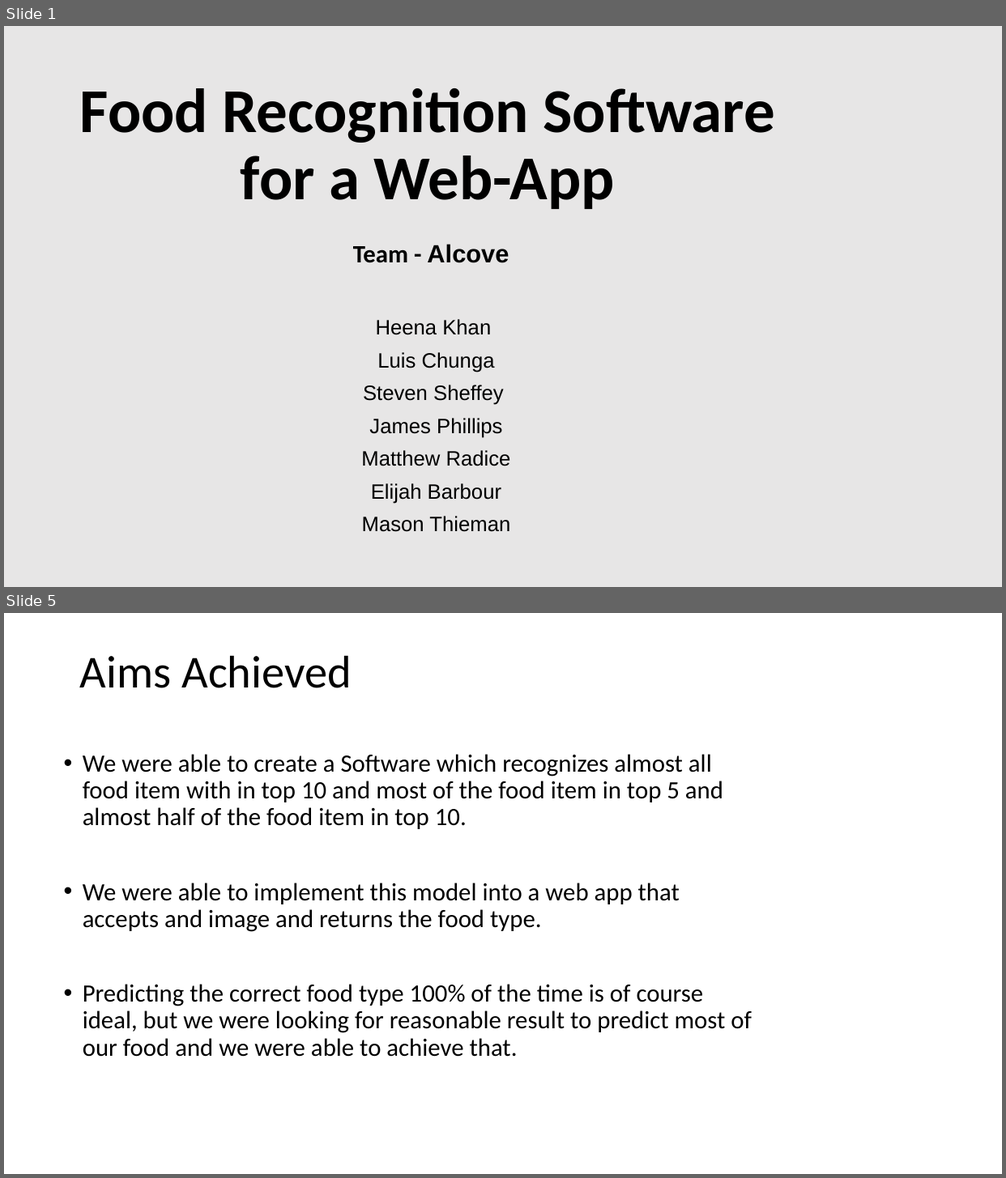
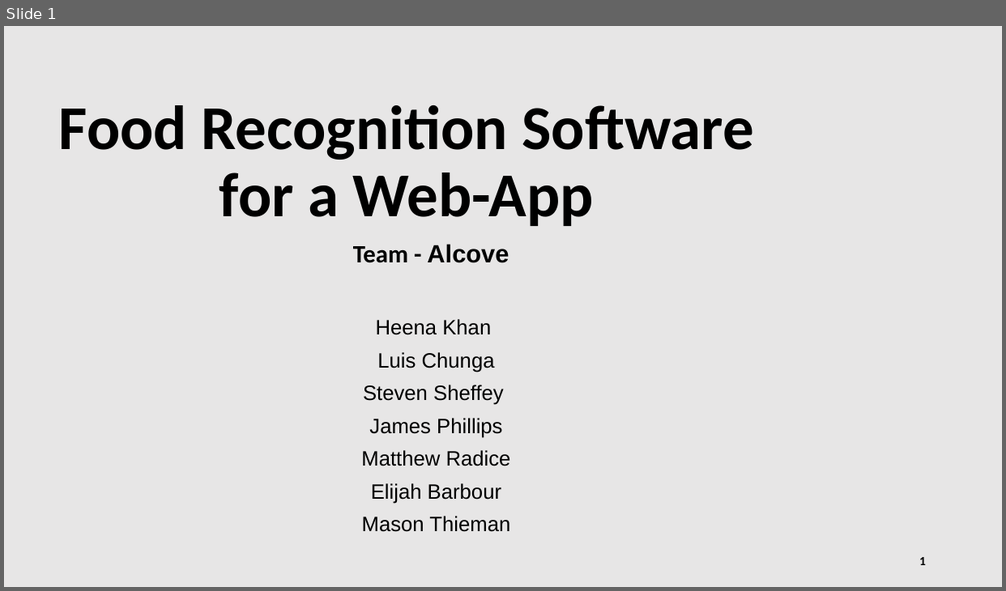
Before and after one commit to Hennakhan/S20-team8-project, a slide deck: Project_Presentation.pptx. Shown one above the other, each under a label of ours: slides 1 and 5 before the commit, slide 1 after it; the slides between them are not shown. The pictures are 1006x1178 and 1006x591 pixels, drawn with LibreOffice and Linux fonts; fonts in the diff are those of the drawing; background and template pictures are left out. Boxes give left, top, right and bottom in pixels: in the first picture for what was removed or moved away, otherwise in the second. Text is boxed around its words. In the diff, an @@ line names an element or a change of style, - is before the commit and + after.

```diff
--- a/Project_Presentation.pptx
+++ b/Project_Presentation.pptx
@@ slide 5 removed at (4, 613, 1002, 1174), background picture (left out) @@
@@ title removed at (80, 655, 351, 688) @@
-Aims Achieved
@@ text removed at (83, 754, 752, 1057) @@
-• We were able to create a Software which recognizes almost all food item with in top 10 and most of the food item in top 5 and almost half of the food item in top 10.
-• We were able to implement this model into a web app that accepts and image and returns the food type.
-• Predicting the correct food type 100% of the time is of course ideal, but we were looking for reasonable result to predict most of our food and we were able to achieve that.
@@ slide 1 changed as well @@
@@ title "Food Recognition Software for a ...": place and size @@
-title "Food Recognition Software for a ..." at (80, 88, 774, 209)
+title "Food Recognition Software for a ..." at (59, 105, 753, 226)
@@ page number added at (919, 557, 926, 565), 12 pt, text #000000, bold @@
+1
```
Also in this commit, not shown: 9 other slides changed, 5 slides added, 2 other slides removed, 1 other file.
